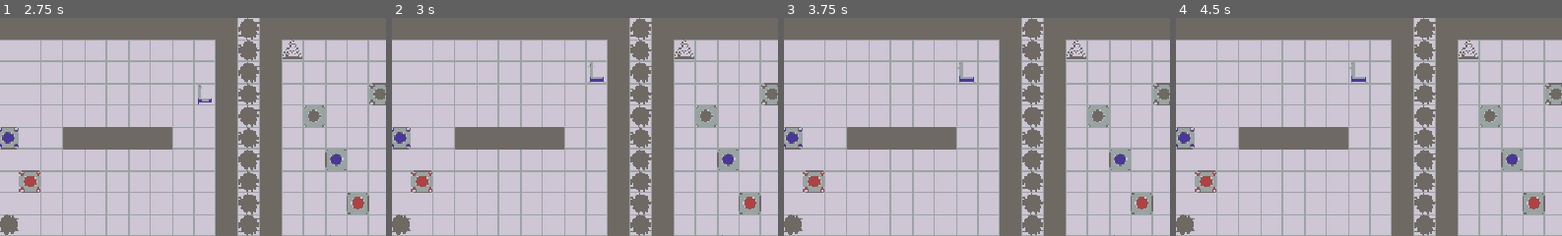
Above: before the commit, frames 1-4 (left to right).
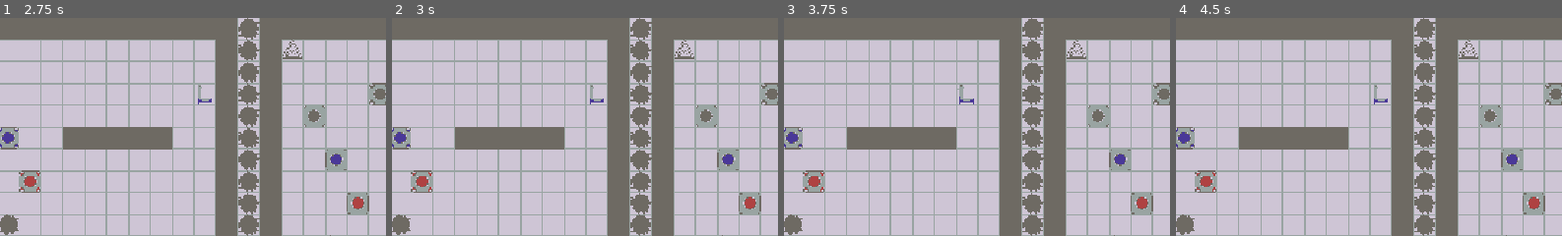
Above: after the commit, the same moments.

Repository: whitsettbe/kcol-f26-gamedevproj-cb
Game: Godot game, scene res://scenes/multilevel.tscn
Same seed, same stepped clock (60 frames per second), same inputs: the game is played once before the commit and once after it.
Inputs:
- Up to frame 1 (2.75 s): tap Enter at 0.5, 2 s; hold D (L_right) 0.53-1.28 s; hold Space (push_progress_TEMP, bound only after the commit) 0.53-1.28 s; tap Z (undo, bound only after the commit) at 0.8, 1.35, 2.3 s; hold S (L_down) 1.28-2.03 s; tap Space (push_progress_TEMP, bound only after the commit) at 1.55 s; hold D (L_right) from 2.03 s (still down); hold Space (push_progress_TEMP, bound only after the commit) from 2.03 s (still down)
- Up to frame 2 (3 s): release D (L_right) at 2.78 s; release Space (push_progress_TEMP, bound only after the commit) at 2.78 s; hold W (L_up) from 2.78 s (still down); tap Z (undo, bound only after the commit) at 2.85 s
- Up to frame 3 (3.75 s): tap Space (push_progress_TEMP, bound only after the commit) at 3.05 s; tap Enter at 3.5 s; release W (L_up) at 3.53 s; hold A (L_left) from 3.53 s (still down); hold Space (push_progress_TEMP, bound only after the commit) from 3.53 s (still down)
- Up to frame 4 (4.5 s): keep holding A (L_left); tap Z (undo, bound only after the commit) at 3.8, 4.35 s; release Space (push_progress_TEMP, bound only after the commit) at 4.28 s
The pictures show only the part of the screen within x 15-65%, y 0-50%; the shares and areas given below are measured in that part.

Frame 1 is identical in both runs. In frame 2, 0.3% of the frame differs, in the area x 50-56%, y 20-40%; in frame 3, 0.3%, in the area x 44-50%, y 20-40%; in frame 4, 0.3%.

Commit message:
Basic undo stack, player-initiated
Some unreliabilities: e.g. block properties aside from position

Diff:
--- a/TornAsunder/levels/level_block_manager.gd
+++ b/TornAsunder/levels/level_block_manager.gd
@@ -44,6 +44,12 @@
 							node.move_if_possible(Block.inputs[dir]
 							* GridArea2D.TILE_SIZE)
 
+		# Handle undo
+		if event.is_action_pressed("push_progress_TEMP"):
+			get_parent()._on_push_progress_requested()
+		if event.is_action_pressed("undo"):
+			get_parent()._on_pop_progress_requested()
+
 
 # Ensure child properties align with their block type
 func align_block_designs():
--- a/TornAsunder/project.godot
+++ b/TornAsunder/project.godot
@@ -71,6 +71,16 @@
 "events": [Object(InputEventKey,"resource_local_to_scene":false,"resource_name":"","device":-1,"window_id":0,"alt_press …(192 unchanged characters)…
 ]
 }
+push_progress_TEMP={
+"deadzone": 0.2,
+"events": [Object(InputEventKey,"resource_local_to_scene":false,"resource_name":"","device":-1,"window_id":0,"alt_pressed":false,"shift_pressed":false,"ctrl_pressed":false,"meta_pressed":false,"pressed":false,"keycode":0,"physical_keycode":32,"key_label":0,"unicode":32,"location":0,"echo":false,"script":null)
+]
+}
+undo={
+"deadzone": 0.2,
+"events": [Object(InputEventKey,"resource_local_to_scene":false,"resource_name":"","device":-1,"window_id":0,"alt_pressed":false,"shift_pressed":false,"ctrl_pressed":false,"meta_pressed":false,"pressed":false,"keycode":0,"physical_keycode":90,"key_label":0,"unicode":122,"location":0,"echo":false,"script":null)
+]
+}
 
 [physics]
 
--- a/TornAsunder/scripts/multilevel.gd
+++ b/TornAsunder/scripts/multilevel.gd
@@ -6,6 +6,7 @@
 ]
 var level_idx = 0
 var level_scene
+var level_scene_stack = []
 
 
 # Called when the node enters the scene tree for the first time.
@@ -24,6 +25,7 @@
 	level_scene = load(level_paths[idx]).instantiate()
 	call_deferred("add_child", level_scene)
 	level_scene.connect("level_completed", _on_level_completed)
+	level_scene_stack = []
 
 
 func _on_level_completed() -> void:
@@ -33,3 +35,15 @@
 		load_level(level_idx)
 	else:
 		get_tree().quit()
+
+
+func _on_push_progress_requested() -> void:
+	level_scene_stack.push_back(PackedScene.new())
+	level_scene_stack.back().pack(level_scene)
+
+func _on_pop_progress_requested() -> void:
+	if len(level_scene_stack) > 0:
+		level_scene.queue_free()
+		level_scene = level_scene_stack.pop_back().instantiate()
+		call_deferred("add_child", level_scene)
+		level_scene.connect("level_completed", _on_level_completed)
